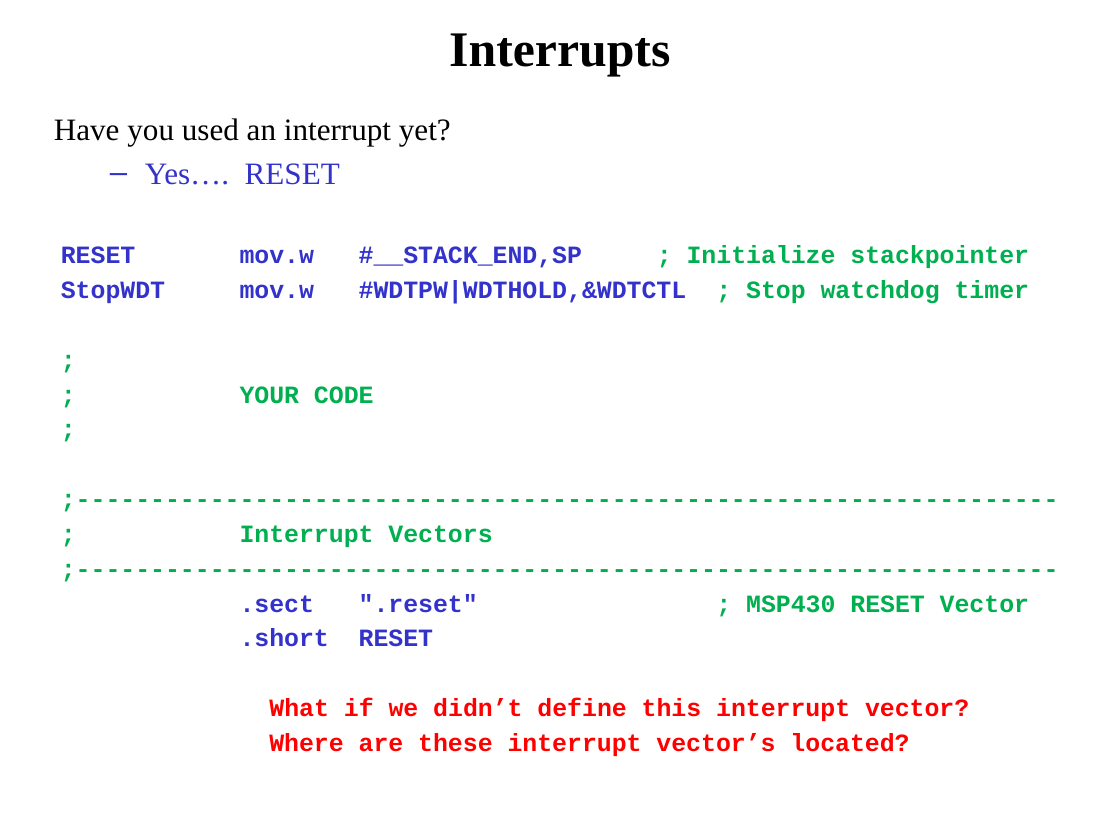
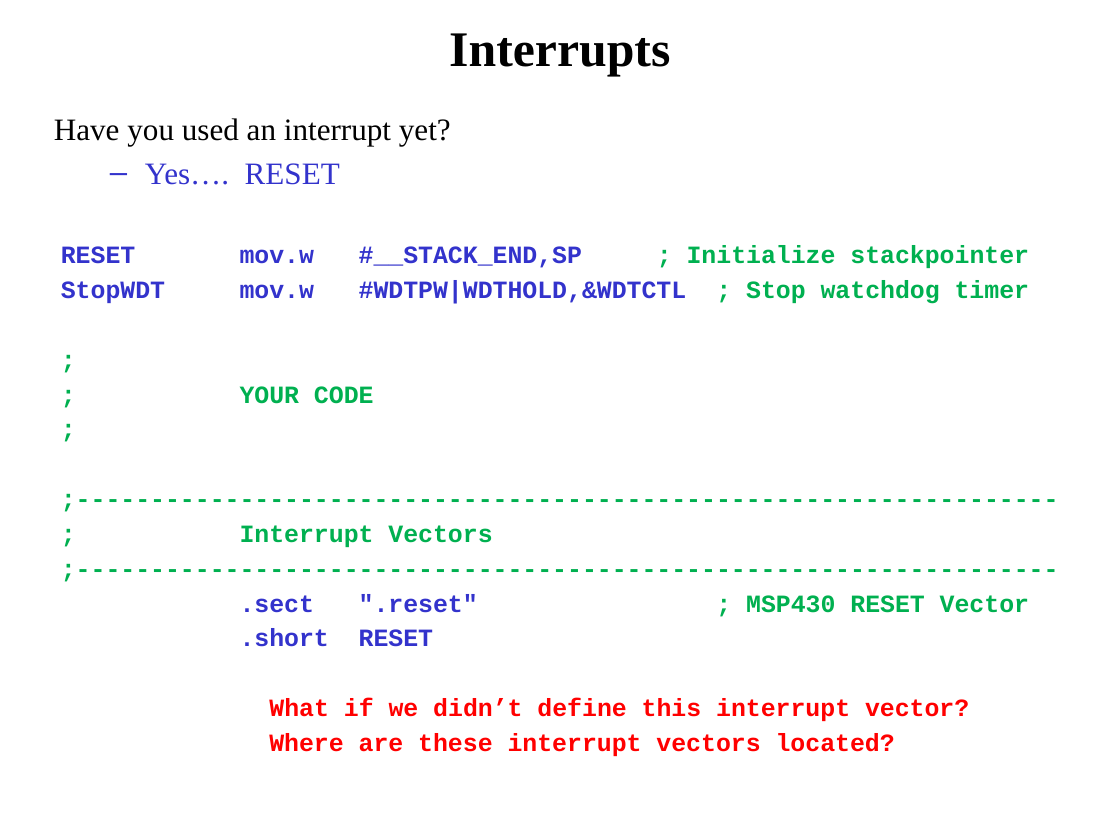
Before and after one commit to pw4rn3r/ECE382, a slide deck: slide 5 of notes/L26/Lsn26.pptx. Drawn at 1120x840 pixels with LibreOffice and Linux fonts; fonts in the diff are those of the drawing. Boxes give left, top, right and bottom in pixels: in the first picture for what was removed or moved away, otherwise in the second. Text is boxed around its words. In the diff, an @@ line names an element or a change of style, - is before the commit and + after.

```diff
--- a/notes/L26/Lsn26.pptx
+++ b/notes/L26/Lsn26.pptx
@@ text at (269,733,895,756): text changed @@
-Where are these interrupt vector’s located?
+Where are these interrupt vectors located?
```
Also in this commit, not shown: 1 slide removed.
